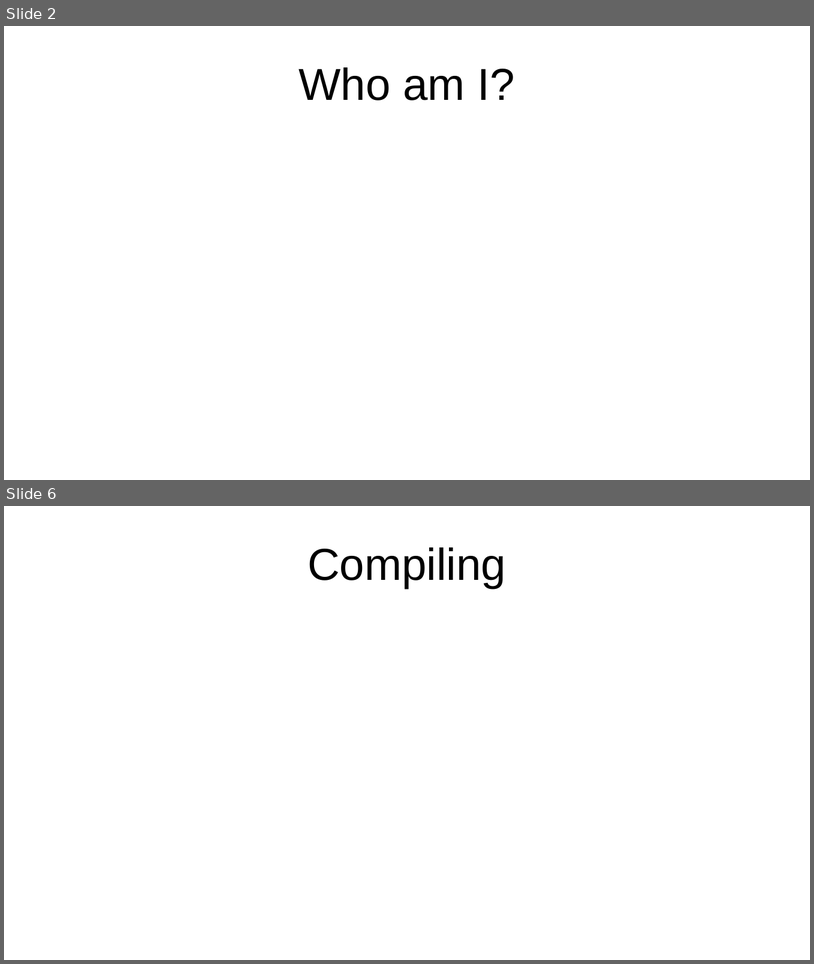
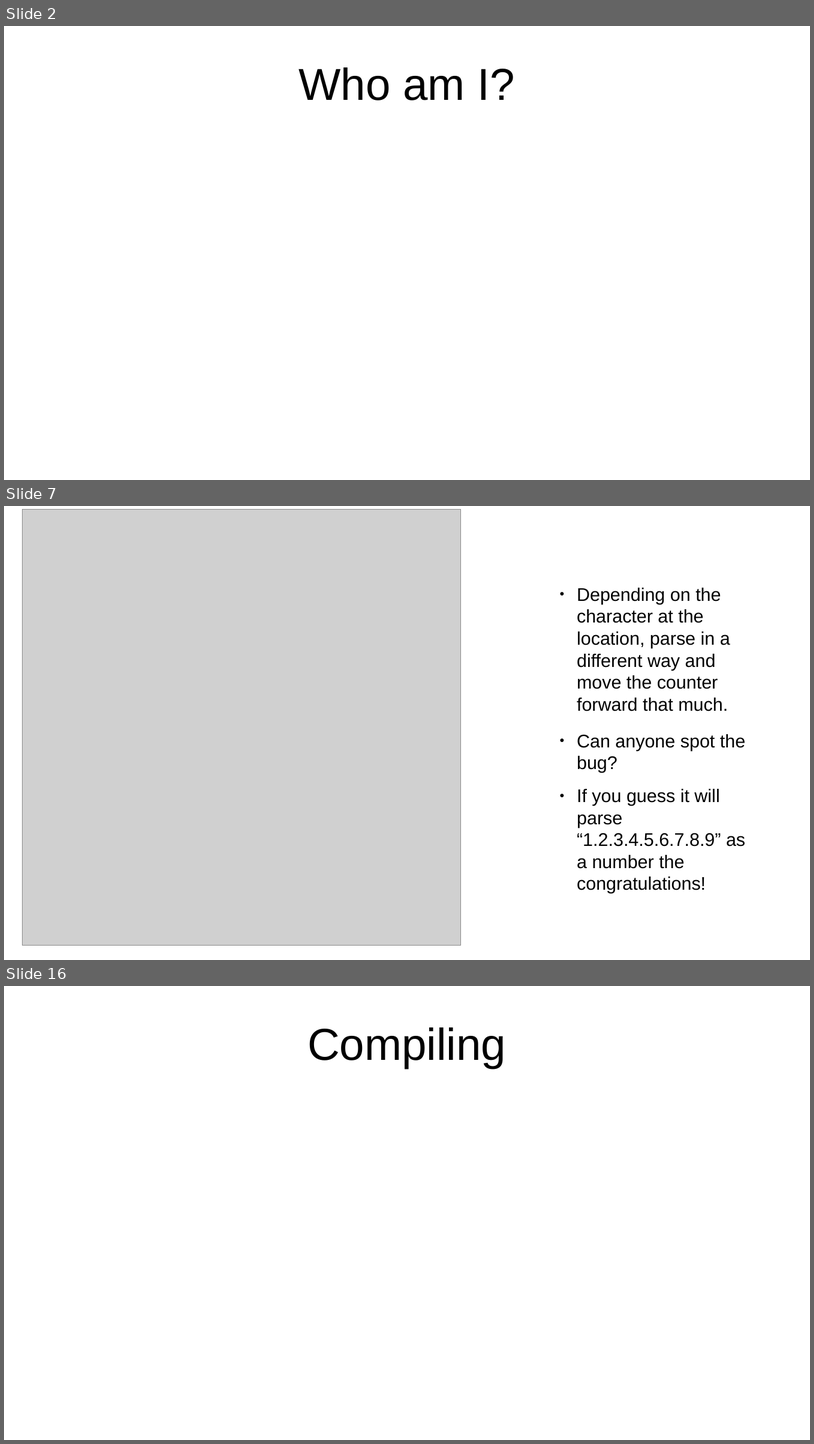
Before and after one commit to grab-a-byte/CalculatorCompiler, a slide deck: slides/Compiler Slides.odp. Shown one above the other, each under a label of ours: slides 2 and 6 before the commit, slides 2, 7 and 16 after it; the slides between them are not shown. The pictures are 814x964 and 814x1444 pixels, drawn with LibreOffice and Linux fonts; fonts in the diff are those of the drawing; grey boxes stand for pictures. Boxes give left, top, right and bottom in pixels: in the first picture for what was removed or moved away, otherwise in the second. Text is boxed around its words. In the diff, an @@ line names an element or a change of style, - is before the commit and + after.

```diff
--- a/slides/Compiler Slides.odp
+++ b/slides/Compiler Slides.odp
@@ slide 7 added at (4,506,810,960), background #FFFFFF @@
@@ picture added at (22,509,461,945) @@
@@ text added at (577,588,731,711), 18 pt, text #000000 @@
+● Depending on the character at the location, parse in a different way and move the counter forward that much.
@@ text added at (577,734,746,772), 18 pt, text #000000 @@
+● Can anyone spot the bug?
@@ text added at (577,789,746,893), 18 pt, text #000000 @@
+● If you guess it will parse “1.2.3.4.5.6.7.8.9” as a number the congratulations!
@@ what was slide 6 is now slide 16 @@
```
Also in this commit, not shown: 3 slides changed, 10 other slides added, 1 slide removed, 8 other files.
